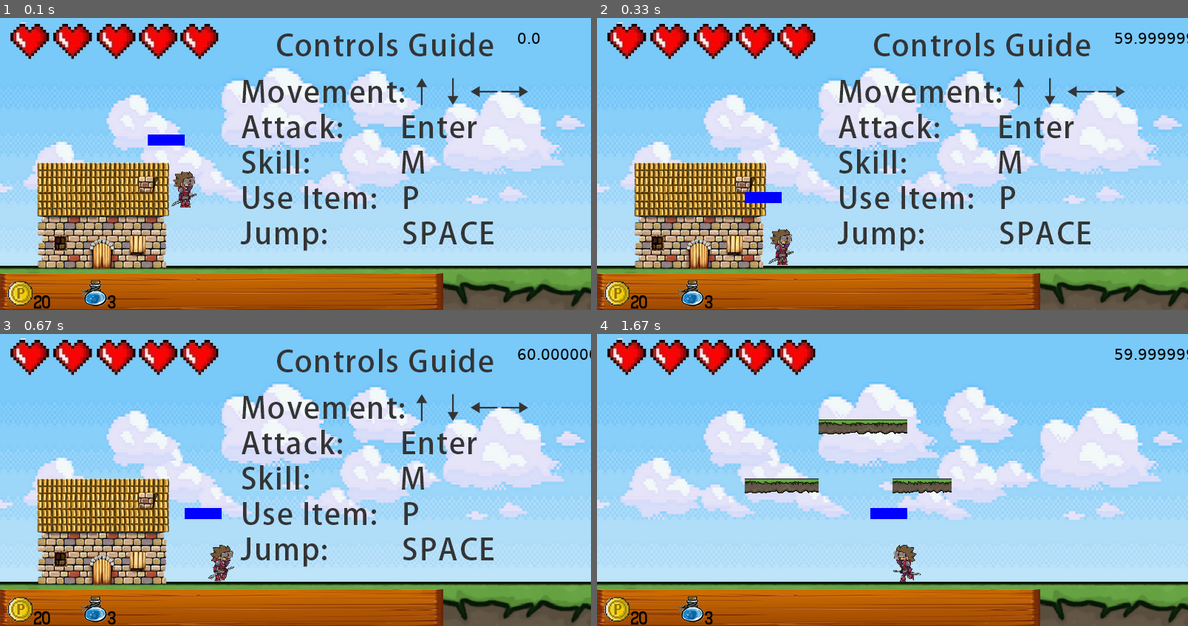
Above: before the commit, frames 1-4 (two rows, left to right).
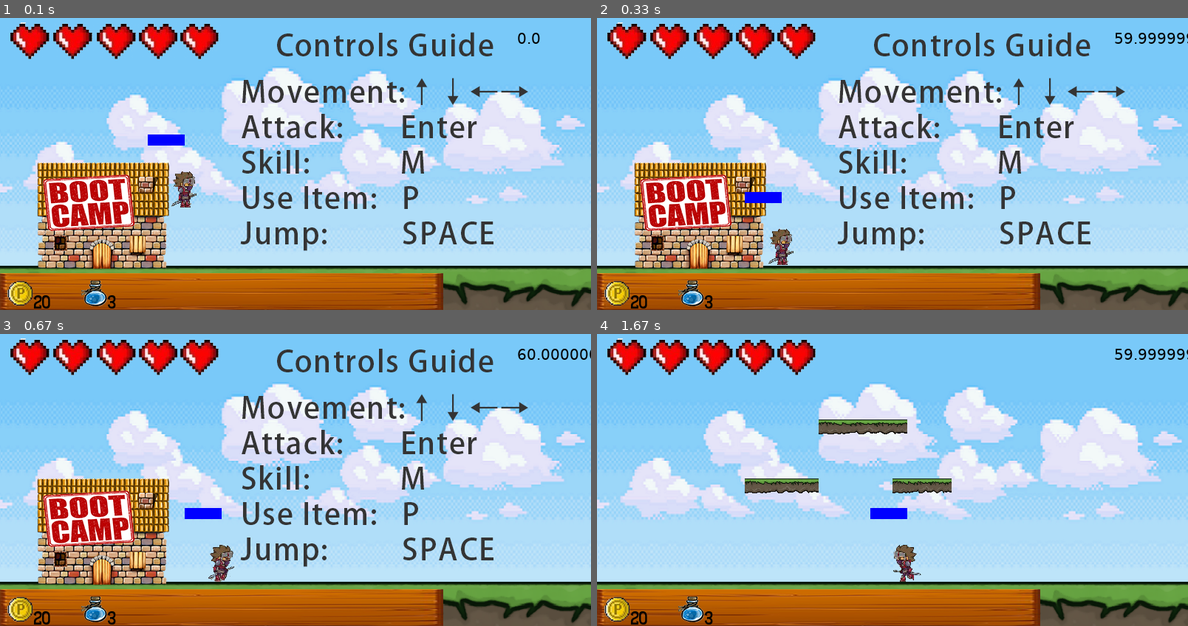
Above: after the commit, the same moments.

Repository: hawxcn/pygame
Game: pygame game, started from Game.py
Two runs of this game, one before a commit and one after it. Both use one fixed random seed, a clock stepped at 60 frames per second and the inputs below.
Inputs:
- Up to frame 1 (0.1 s): no input
- Up to frame 2 (0.33 s): no input
- Up to frame 3 (0.67 s): hold Right from 0.33 s (still down)
- Up to frame 4 (1.67 s): release Right at 0.8 s; hold Right 0.83-1.3 s; tap 3 at 0.98 s; hold Left from 1.33 s (still down); tap 4 at 1.48 s

The runs differ from the first frame. In frame 1, 2.8% of the frame differs, in the area x 6-29%, y 49-85%; in frame 2, 2.8%; in frame 3, 2.8%; in frame 4, nothing differs.

Commit message:
Change picture

Diff:
--- a/LevelManager.py
+++ b/LevelManager.py
@@ -19,7 +19,7 @@
         L0 = Level()
         L0.addBackGround("Images/ControlGuide.png")
         L0.addGround(Ground(900, 120, -20, 340, "Images/Ground.png"))
-        L0.addBuilding(Building(50, 200, "Images/Building04.png"))
+        L0.addBuilding(Building(50, 200, "Images/Building044.png"))
         self.levels.append(L0)
 
 
Binary file added: Images/Building044.png
